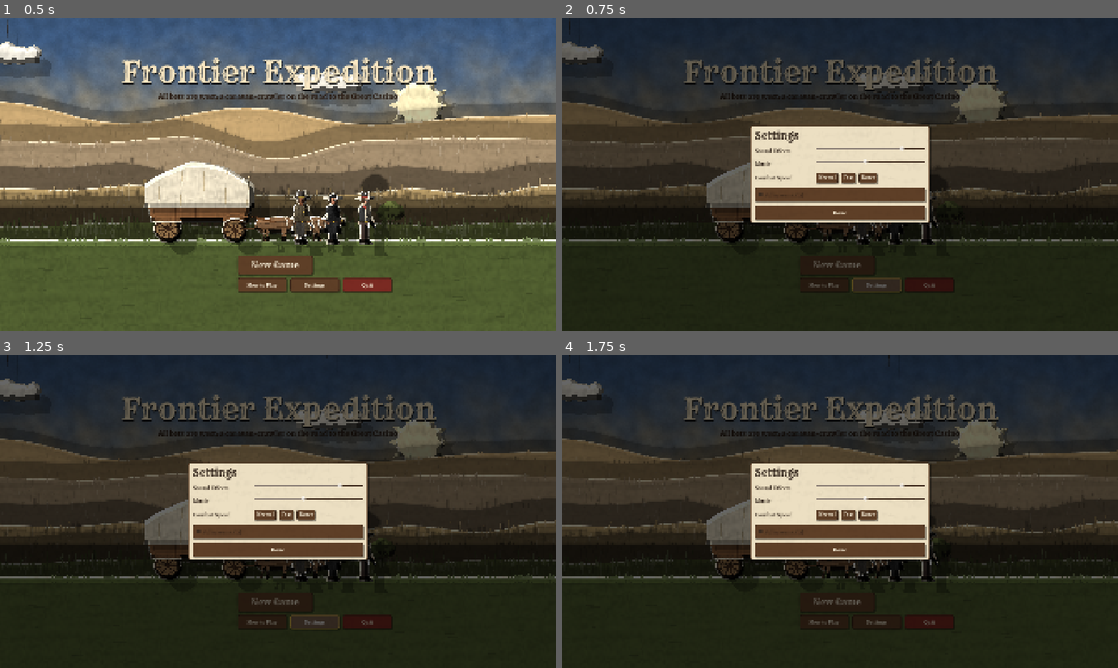
Above: before the commit, frames 1-4 (two rows, left to right).
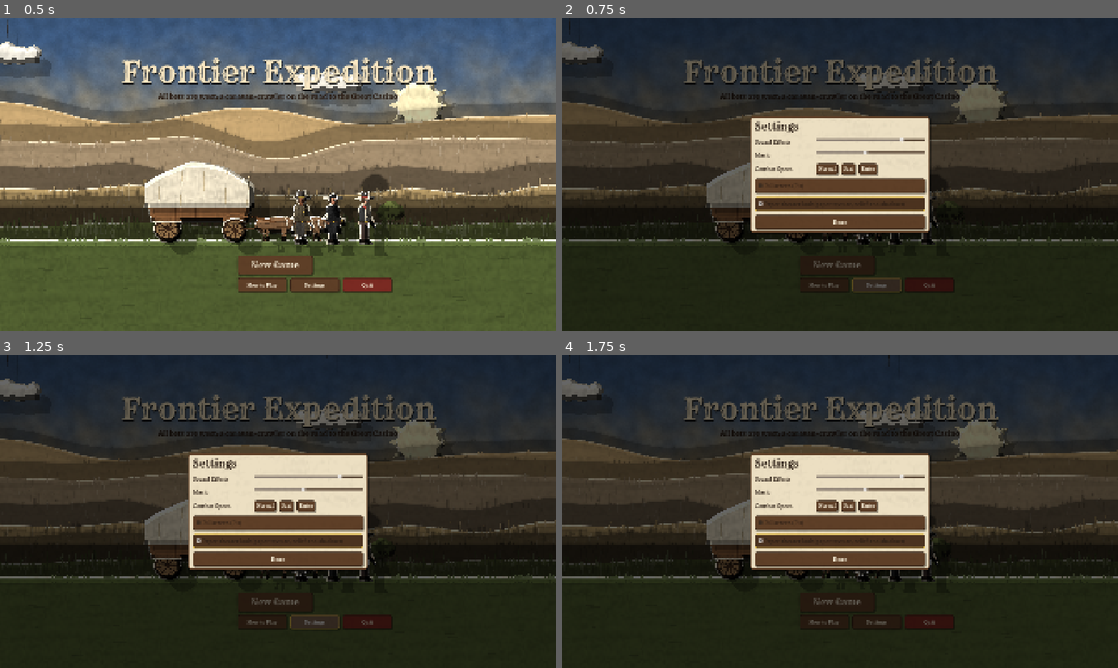
Above: after the commit, the same moments.

Repository: ChadFinancials/frontier-expedition
Game: Godot game, scene res://scenes/main.tscn
The game is run twice, just before and just after one commit, with the same random seed, the same clock (stepped at 60 frames per second) and the same inputs.
Inputs:
- Up to frame 1 (0.5 s): no input
- Up to frame 2 (0.75 s): click "Settings" at 0.5 s
- Up to frame 3 (1.25 s): no input
- Up to frame 4 (1.75 s): click "New Game" at 1.25 s

Frame 1 is identical in both runs. In frame 2, 6.3% of the frame differs, in the area x 33-67%, y 31-70%; in frame 3, 6.3%; in frame 4, 6.3%.

Commit message:
Crash hunt: safer figure drawing and a Paper-theater look toggle
- Figures drop repeated/broken points and zero-size pieces before drawing outlines
  (antialiased polylines with zero-length segments can stall the GPU)
- Settings: Paper-theater look on/off (saved); off draws everything plainly
- FE_TRACE=1 logs combat events; shot scenarios take nopaper

Co-Authored-By: Claude Opus 5.5 <noreply@anthropic.com>
Claude-Session: https://claude.ai/code/session_01XcbqNLxajTmC7syhCt1stP

Diff:
--- a/scripts/autoload/game.gd
+++ b/scripts/autoload/game.gd
@@ -7,7 +7,7 @@
 const SETTINGS_PATH := "user://settings.json"
 
 var company: Company = null
-var settings := {"sfx": 0.8, "music": 0.45, "fullscreen": false, "combat_speed": 1.0}
+var settings := {"sfx": 0.8, "music": 0.45, "fullscreen": false, "combat_speed": 1.0, "paper": true}
 
 
 func _ready() -> void:
@@ -63,6 +63,7 @@
 	if data is Dictionary:
 		for k in data:
 			settings[k] = data[k]
+	PaperFX.enabled = bool(settings.get("paper", true))
 
 
 func save_settings() -> void:
--- a/scripts/debug/shots.gd
+++ b/scripts/debug/shots.gd
@@ -16,6 +16,8 @@
 		main.add_child(ap)
 		await main.goto("menu", {}, true)
 		return
+	if args.has("nopaper"):
+		PaperFX.enabled = false
 	Game.company = Company.new()
 	Game.company.new_game(int(args.get("seed", "12")))
 	match scenario:
@@ -164,10 +166,18 @@
 			break
 		var hc: Combatant = cs.engine.current
 		var sid: String = args.get("skill", hc.skills[0])
+		if sid == "random":
+			var us: Array = cs.engine.usable_skills(hc)
+			sid = us[randi() % us.size()] if not us.is_empty() else hc.skills[0]
 		var vt: Array = cs.engine.valid_targets(hc, sid)
+		if args.get("skill", "") == "random" and not vt.is_empty():
+			vt.shuffle()
 		print("ACT ", hc.display_name, " ", sid, " -> ", vt)
 		if vt.is_empty():
 			cs.chosen.emit("pass", null, null)
 		else:
 			cs.chosen.emit("skill", sid, vt[0])
-		await tree.create_timer(4.0).timeout
+		await tree.create_timer(float(args.get("gap", "4.0"))).timeout
+		if cs.engine.is_over():
+			print("ACT: fight over (", cs.engine.state, ")")
+			break
--- a/scripts/main.gd
+++ b/scripts/main.gd
@@ -23,6 +23,7 @@
 var fade: ColorRect
 var _busy := false
 var shot_args: Dictionary = {}
+var grain_layer: Node = null
 
 
 func _ready() -> void:
@@ -46,6 +47,7 @@
 	if PaperFX.enabled:
 		var grain := PaperFX.grain_overlay()
 		grain.z_index = 100
+		grain_layer = grain
 		add_child.call_deferred(grain)
 	add_child(toast_layer)
 	fade = ColorRect.new()
@@ -263,6 +265,20 @@
 		Game.apply_settings()
 		Game.save_settings())
 	v.add_child(fs)
+	var pf := CheckBox.new()
+	pf.text = "Paper-theater look (paper texture, relief and shadows)"
+	pf.tooltip_text = "Turn this off if the game freezes or runs slowly. Takes full effect when you next change screens."
+	pf.button_pressed = PaperFX.enabled
+	for col in ["font_color", "font_hover_color", "font_pressed_color"]:
+		pf.add_theme_color_override(col, UI.INK)
+	pf.toggled.connect(func(on):
+		Game.settings.paper = on
+		PaperFX.enabled = on
+		Game.save_settings()
+		if grain_layer != null and is_instance_valid(grain_layer):
+			grain_layer.visible = on
+		toast("Paper look %s. It applies fully on the next screen." % ("on" if on else "off")))
+	v.add_child(pf)
 	var holder := {"wrap": null}
 	v.add_child(UI.btn("Done", func(): close_modal(holder.wrap)))
 	holder.wrap = modal(p)
--- a/scripts/screens/combat_screen.gd
+++ b/scripts/screens/combat_screen.gd
@@ -167,6 +167,8 @@
 
 func _loop() -> void:
 	while not engine.is_over():
+		if OS.has_environment("FE_TRACE"):
+			print("STEP ", engine.current.display_name if engine.current else "-", " state=", engine.state)
 		var ev := engine.step()
 		await _play(ev)
 		if engine.awaiting_input():
@@ -610,6 +612,8 @@
 	var i := 0
 	while i < events.size():
 		var e: Dictionary = events[i]
+		if OS.has_environment("FE_TRACE"):
+			print("EV ", e)
 		if e.t == "action":
 			var group: Array = []
 			var j := i + 1
--- a/scripts/visual/figure.gd
+++ b/scripts/visual/figure.gd
@@ -117,7 +117,7 @@
 			_draw_sculpted(s)
 		else:
 			_draw_shape(s, s.c, Vector2.ZERO, 0.0)
-	if muzzle > 0.01:
+	if muzzle > 0.05 and _muzzle_pos.is_finite():
 		_draw_star(_muzzle_pos, 10 + 22 * muzzle, 5 + 8 * muzzle, 7, Color(1, 0.85, 0.35, muzzle))
 		draw_circle(_muzzle_pos, 8 * muzzle, Color(1, 1, 0.9, muzzle))
 	if flash > 0.01:
@@ -125,6 +125,18 @@
 			if not s.get("glow", false):
 				_draw_shape(s, Color(flash_color.r, flash_color.g, flash_color.b, flash * 0.75), Vector2.ZERO, 0.0)
 	draw_set_transform(Vector2.ZERO, 0.0, Vector2.ONE)
+
+
+## Drops broken and repeated points so antialiased outlines never get zero-length
+## segments (Godot can build runaway geometry from those, which stalls the GPU).
+static func clean_line(pts: PackedVector2Array) -> PackedVector2Array:
+	var out := PackedVector2Array()
+	for p in pts:
+		if not p.is_finite():
+			continue
+		if out.is_empty() or out[out.size() - 1].distance_squared_to(p) > 0.01:
+			out.append(p)
+	return out
 
 
 func _draw_shape(s: Dictionary, c: Color, off: Vector2, edge: float) -> void:
@@ -141,13 +153,19 @@
 				for p in pts:
 					moved.append(p + off)
 				pts = moved
+			pts = clean_line(pts)
+			if pts.size() < 3:
+				return
 			if edge > 0.0:
 				var closed := pts.duplicate()
-				closed.append(pts[0])
+				if closed[0].distance_squared_to(closed[closed.size() - 1]) > 0.01:
+					closed.append(pts[0])
 				draw_polyline(closed, cc, edge * 2.0, true)
 			else:
 				draw_colored_polygon(pts, cc)
 		"circle":
+			if not Vector2(s.p).is_finite() or float(s.r) + edge < 0.5:
+				return
 			draw_circle(s.p + off, s.r + edge, cc, true, -1.0, true)
 		"line":
 			var pts2: PackedVector2Array = s.pts
@@ -156,8 +174,11 @@
 				for p in pts2:
 					moved2.append(p + off)
 				pts2 = moved2
+			pts2 = clean_line(pts2)
+			if pts2.size() < 2:
+				return
 			draw_polyline(pts2, cc, float(s.w) + edge * 2.0, true)
-			if edge == 0.0 and pts2.size() > 0:
+			if edge == 0.0 and pts2.size() > 0 and float(s.w) >= 1.0:
 				draw_circle(pts2[0], float(s.w) / 2.0, cc)
 				draw_circle(pts2[pts2.size() - 1], float(s.w) / 2.0, cc)
 
@@ -170,7 +191,9 @@
 		c.a *= float(s.a)
 	match s.k:
 		"poly":
-			var pts: PackedVector2Array = s.pts
+			var pts: PackedVector2Array = clean_line(s.pts)
+			if pts.size() < 3:
+				return
 			var bb := _bounds(pts)
 			var cols := PackedColorArray()
 			for p in pts:
@@ -182,8 +205,11 @@
 				cols.append(c.lightened(0.1 * (1.0 - t)).darkened(0.16 * t))
 			draw_polygon(pts, cols)
 			for h in s.get("hatch", []):
-				draw_line(h[0], h[1], Color(c.darkened(0.45), 0.35 * c.a), 1.3, true)
+				if Vector2(h[0]).distance_squared_to(h[1]) > 0.25:
+					draw_line(h[0], h[1], Color(c.darkened(0.45), 0.35 * c.a), 1.3, true)
 		"circle":
+			if not Vector2(s.p).is_finite() or float(s.r) < 0.5:
+				return
 			draw_circle(s.p, s.r, c.darkened(0.08), true, -1.0, true)
 			var hl := Vector2(-s.r * 0.22 * facing, -s.r * 0.22)
 			draw_circle(s.p + hl, s.r * 0.72, c.lightened(0.05), true, -1.0, true)
@@ -205,6 +231,8 @@
 			continue
 		var pts: PackedVector2Array = s.pts
 		var bb := _bounds(pts)
+		if not bb.is_finite() or bb.size.x > 4000.0 or bb.size.y > 4000.0:
+			continue
 		if bb.size.x * bb.size.y < 900.0 or bb.size.x < 14.0:
 			continue
 		var segs: Array = []
--- a/scripts/visual/paper_fx.gd
+++ b/scripts/visual/paper_fx.gd
@@ -67,8 +67,9 @@
 	var g := CanvasGroup.new()
 	g.fit_margin = margin
 	g.clear_margin = margin
-	g.use_mipmaps = true
-	g.material = material(params)
+	# With the paper look switched off (Settings), groups draw their children plainly.
+	g.use_mipmaps = enabled
+	g.material = material(params) if enabled else null
 	# A CanvasGroup is not a Control, so the game's theme stops here: without this,
 	# Controls inside it fall back to Godot's default font and grey tooltips.
 	g.child_entered_tree.connect(_rethemed)
Not shown, changed: download/FrontierExpedition-windows.zip
